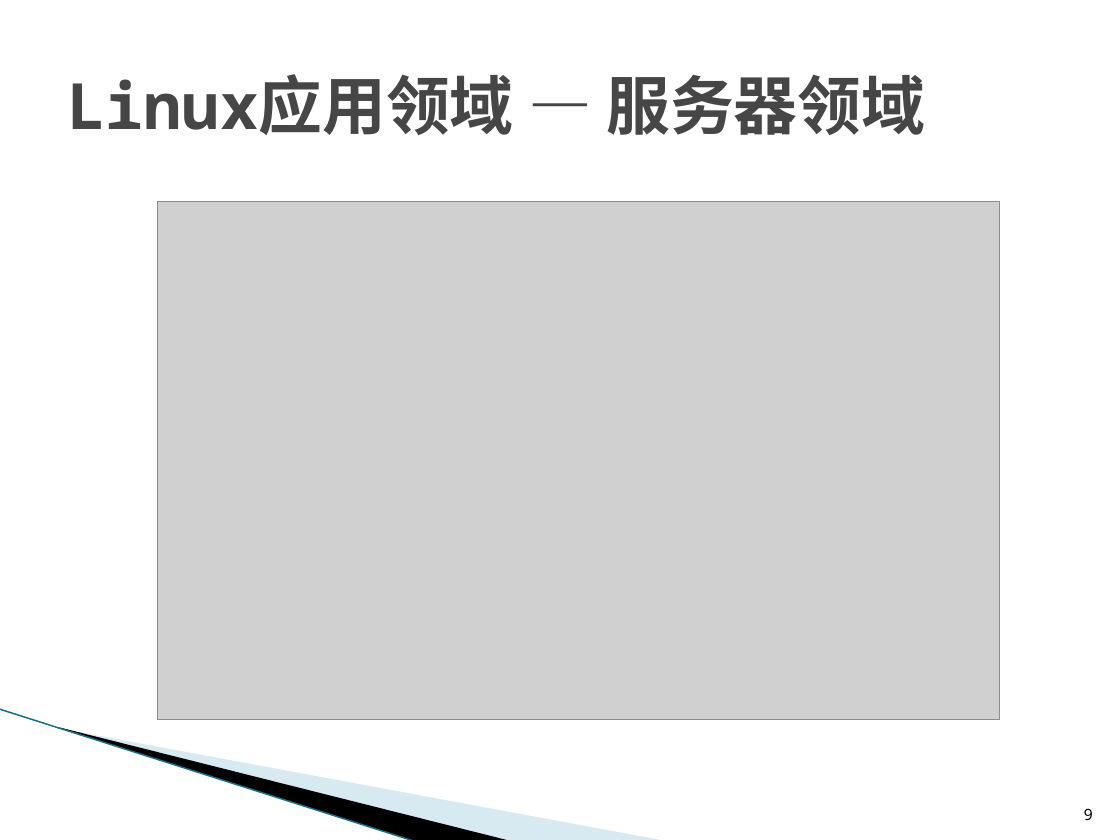
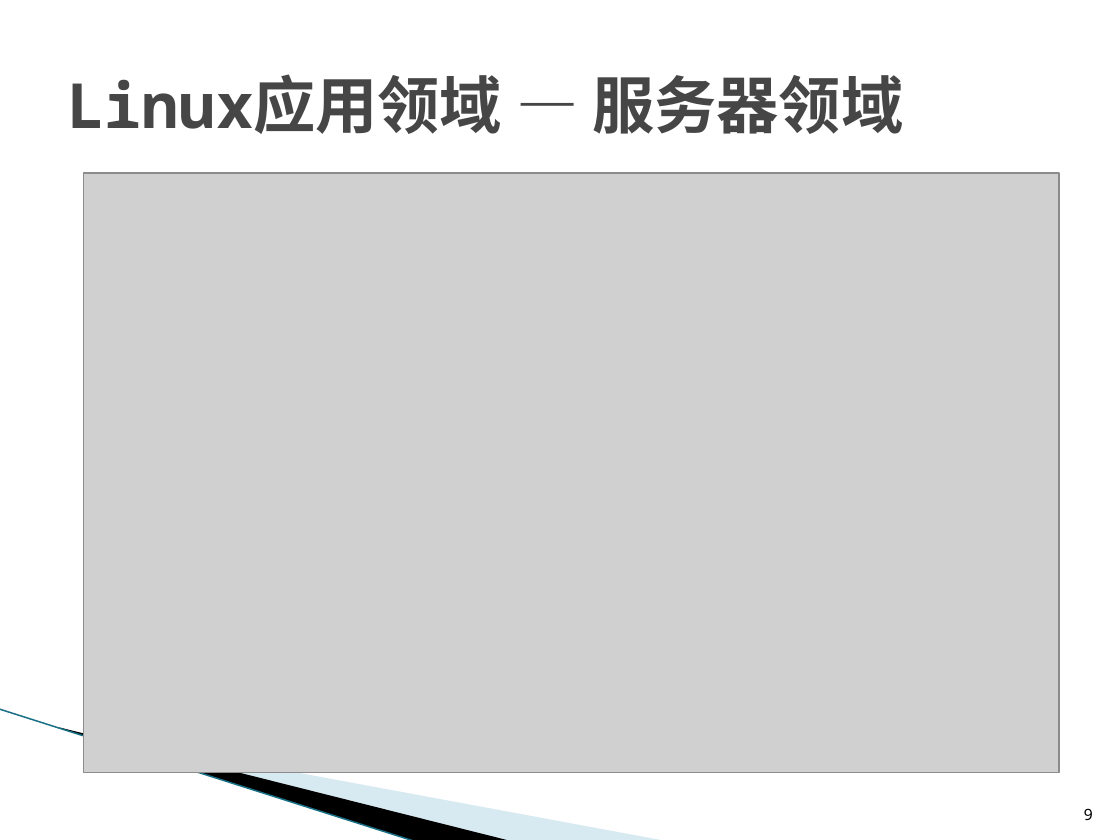
Before and after one commit to L3w1s-L1u/a_linux_prime, a slide deck: slide 9 of linux_introduction/Linux_Intro.pptx. Drawn at 1120x840 pixels with LibreOffice and Linux fonts; fonts in the diff are those of the drawing; grey boxes stand for pictures; background and template pictures are left out. Boxes give left, top, right and bottom in pixels: in the first picture for what was removed or moved away, otherwise in the second. Text is boxed around its words. In the diff, an @@ line names an element or a change of style, - is before the commit and + after.

```diff
--- a/linux_introduction/Linux_Intro.pptx
+++ b/linux_introduction/Linux_Intro.pptx
@@ title "Linux应用领域 — 服务器领域" at <box>67,74,904,134</box>: size 41 to 40 pt @@
@@ picture: place and size @@
-picture at <box>158,202,1000,720</box>
+picture at <box>84,174,1060,773</box>
```
Also in this commit, not shown: 10 other slides changed, 2 slides added, 1 slide removed, 2 other files.
